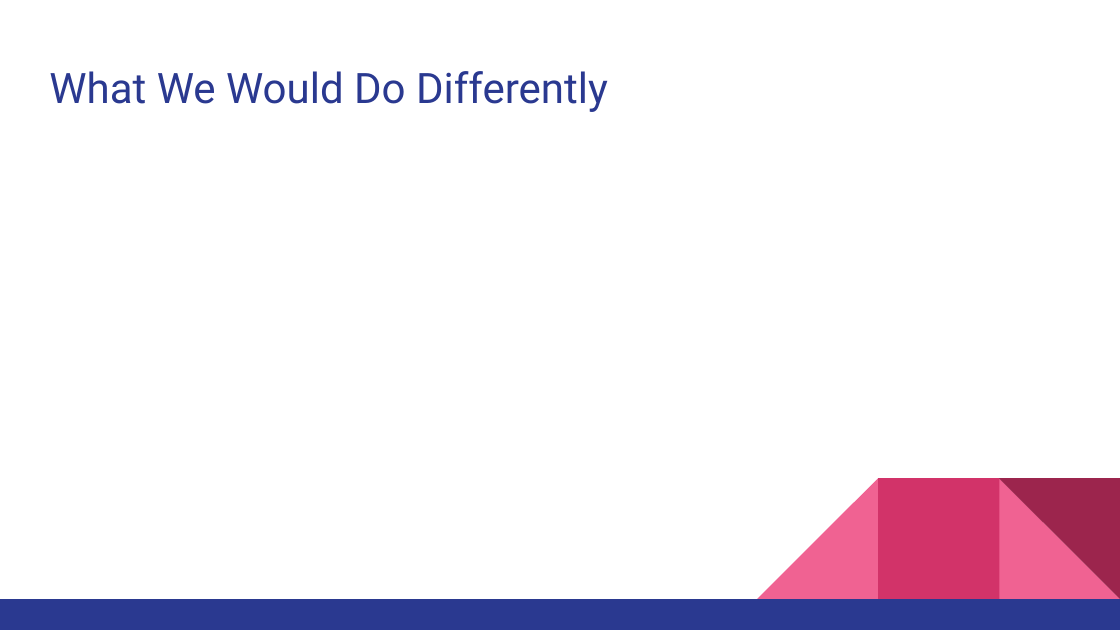
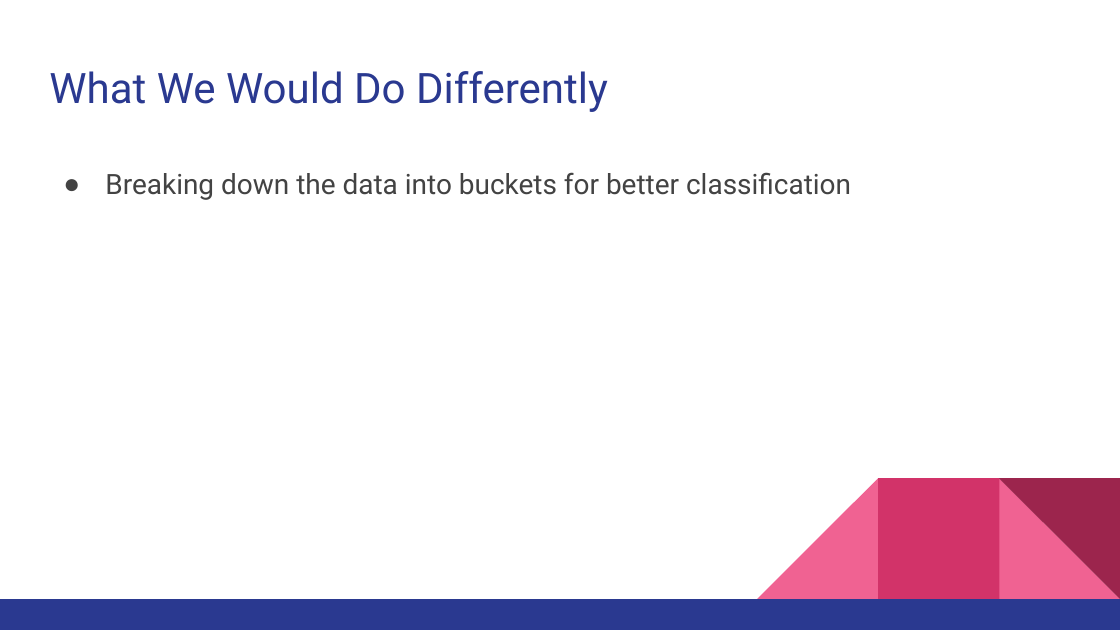
Before and after one commit to TurnerE8/Flight-Price-Predictor, a slide deck: slide 13 of SlideShow/Data Analytics Final Presentation.pptx (slide 11 before the commit). Drawn at 1120x630 pixels with LibreOffice and Linux fonts; fonts in the diff are those of the drawing. Boxes give left, top, right and bottom in pixels: in the first picture for what was removed or moved away, otherwise in the second. Text is boxed around its words. In the diff, an @@ line names an element or a change of style, - is before the commit and + after.

```diff
--- a/SlideShow/Data Analytics Final Presentation.pptx
+++ b/SlideShow/Data Analytics Final Presentation.pptx
@@ text added at [105,172,851,200], 18 pt, text #434343 @@
+● Breaking down the data into buckets for better classification
```
Also in this commit, not shown: 2 other slides changed, 9 slides added, 4 slides removed.
